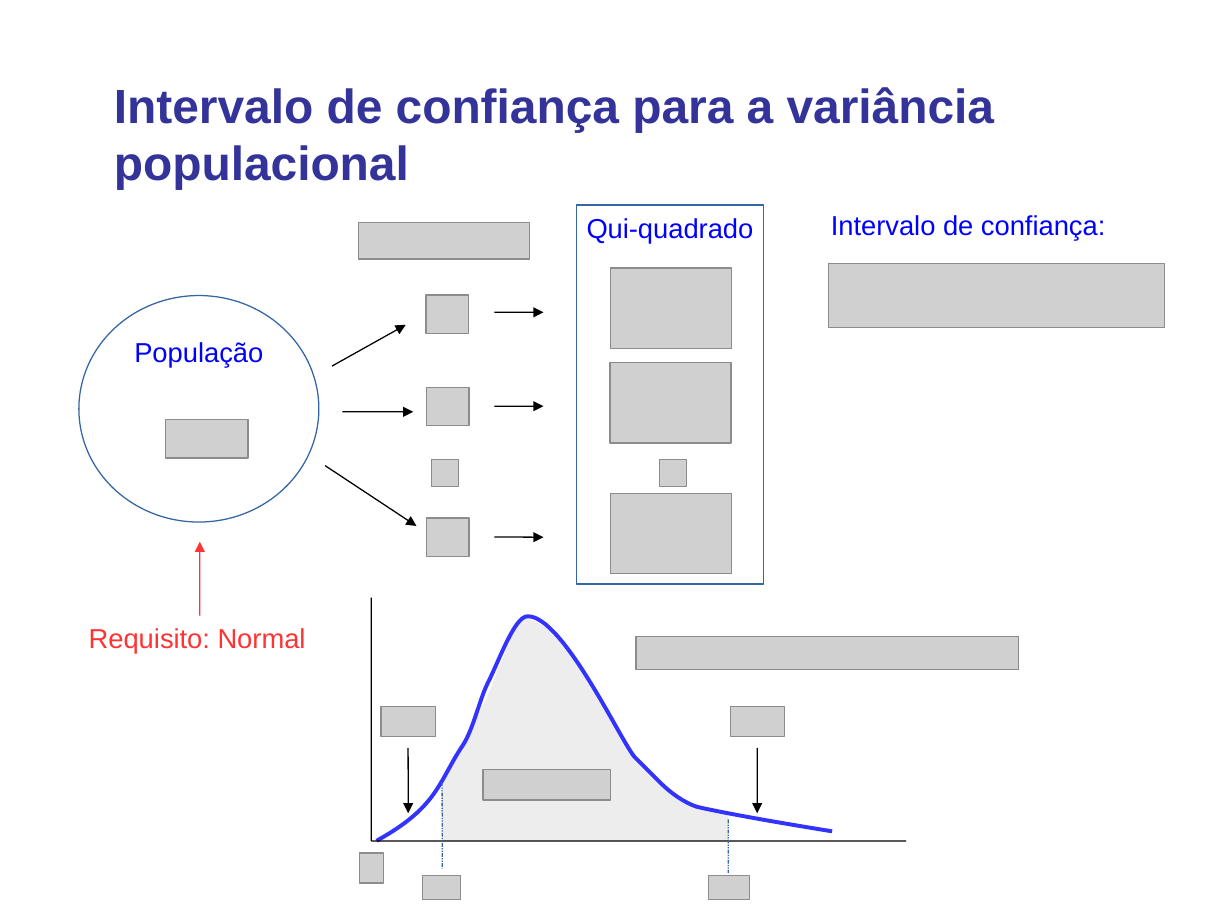
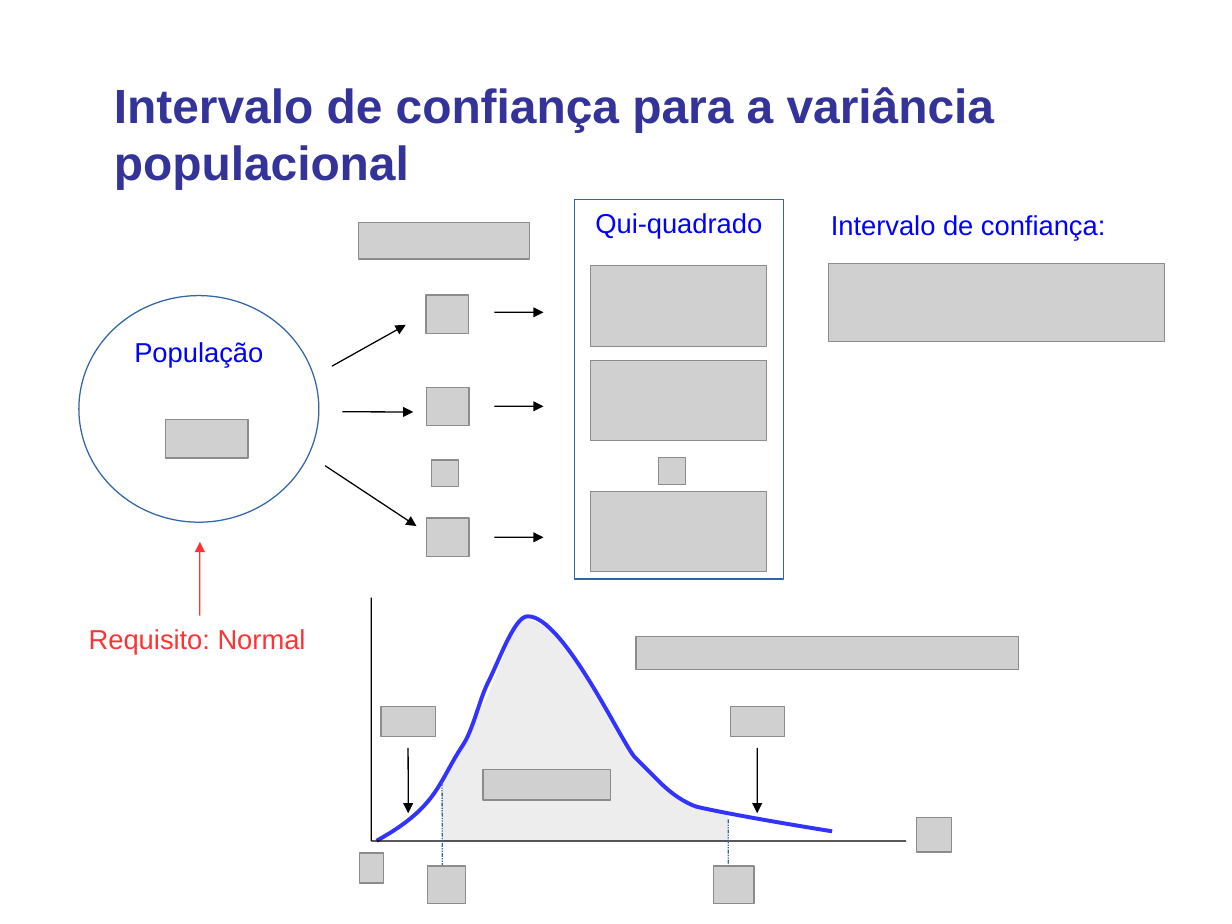
Before and after one commit to lansaviniec/estatistica, a slide deck: slide 33 of 7 estimativas e tamanhos amostrais.ppt. Drawn at 1232x924 pixels with LibreOffice and Linux fonts; fonts in the diff are those of the drawing; grey boxes stand for pictures; background and template pictures are left out. Boxes give left, top, right and bottom in pixels: in the first picture for what was removed or moved away, otherwise in the second. Text is boxed around its words. In the diff, an @@ line names an element or a change of style, - is before the commit and + after.

```diff
--- a/7 estimativas e tamanhos amostrais.ppt
+++ b/7 estimativas e tamanhos amostrais.ppt
@@ rectangle "Qui-quadrado": place and size @@
-rectangle "Qui-quadrado" at bbox=[577, 205, 764, 584]
+rectangle "Qui-quadrado" at bbox=[574, 200, 784, 579]
@@ picture: place and size @@
-picture at bbox=[610, 269, 731, 349]
+picture at bbox=[590, 266, 766, 346]
@@ picture: place and size @@
-picture at bbox=[828, 264, 1164, 328]
+picture at bbox=[828, 264, 1164, 341]
@@ picture: place and size @@
-picture at bbox=[610, 362, 731, 442]
+picture at bbox=[591, 360, 768, 440]
@@ picture: place and size @@
-picture at bbox=[611, 493, 732, 573]
+picture at bbox=[591, 492, 768, 572]
@@ picture added at bbox=[917, 817, 951, 851] @@
@@ picture: place and size @@
-picture at bbox=[423, 876, 461, 899]
+picture at bbox=[428, 866, 466, 904]
@@ picture: place and size @@
-picture at bbox=[708, 876, 749, 899]
+picture at bbox=[713, 866, 754, 904]
```
Also in this commit, not shown: 5 other slides changed.
